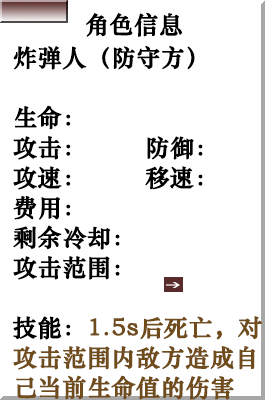
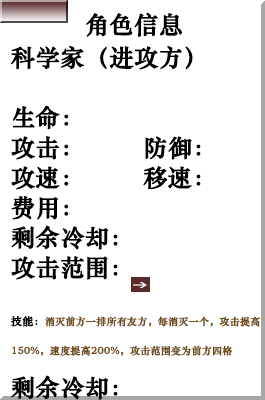
Comparing the layer stacks of the two 265 × 400 images. Changes:
added group "科学家-攻方" with 17 layers in group "攻方" over box(10, 45, 260, 400)
added group "攻击位置" (4th of 14, in "攻方" › "科学家-攻方") with 8 layers in group "科学家-攻方" over box(104, 256, 183, 292)
added layer "矩形 4" (24th of 108, in "攻方" › "科学家-攻方" › "攻击位置") in group "攻击位置" over box(179, 277, 183, 290)
added layer "矩形 4" (25th of 108, in "攻方" › "科学家-攻方" › "攻击位置") in group "攻击位置" over box(164, 277, 175, 290)
added group "所在位置 副本" (1st of 2, in "攻方" › "科学家-攻方") with 2 layers in group "科学家-攻方" over box(131, 277, 150, 292)
added layer "形状 1" (4th of 16, in "攻方" › "科学家-攻方" › "所在位置 副本") in group "所在位置 副本" over box(133, 282, 147, 288)
added layer "矩形 4" (26th of 108, in "攻方" › "科学家-攻方" › "所在位置 副本") in group "所在位置 副本" over box(131, 277, 150, 292)
added layer "文字" (4th of 14, in "攻方" › "科学家-攻方") in group "科学家-攻方" over box(10, 45, 260, 400)
hid group "炸弹人-守方" (13 layers) over box(13, 45, 262, 400)
